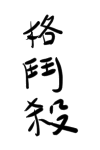
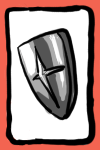
Comparing the layer stacks of the two 100×150 images. Changes:
hid "圖層 21" (1st of 2) over bbox(0, 0, 100, 150)
added group "外框" with 2 layers above "盾" over bbox(0, 0, 100, 150)
showed "圖層 21" (2nd of 2, in "外框"), moved it into group "外框", painted on it over bbox(0, 0, 100, 150)
showed "圖層 22" (2nd of 2, in "外框"), moved it into group "外框", painted on it over bbox(0, 0, 100, 150)
added group "盾" with 2 layers above "武器" over bbox(0, 0, 100, 150)
added layer "圖層 29" in group "盾" over bbox(0, 0, 100, 150)
added layer "圖層 30" in group "盾" over bbox(0, 0, 100, 128)
